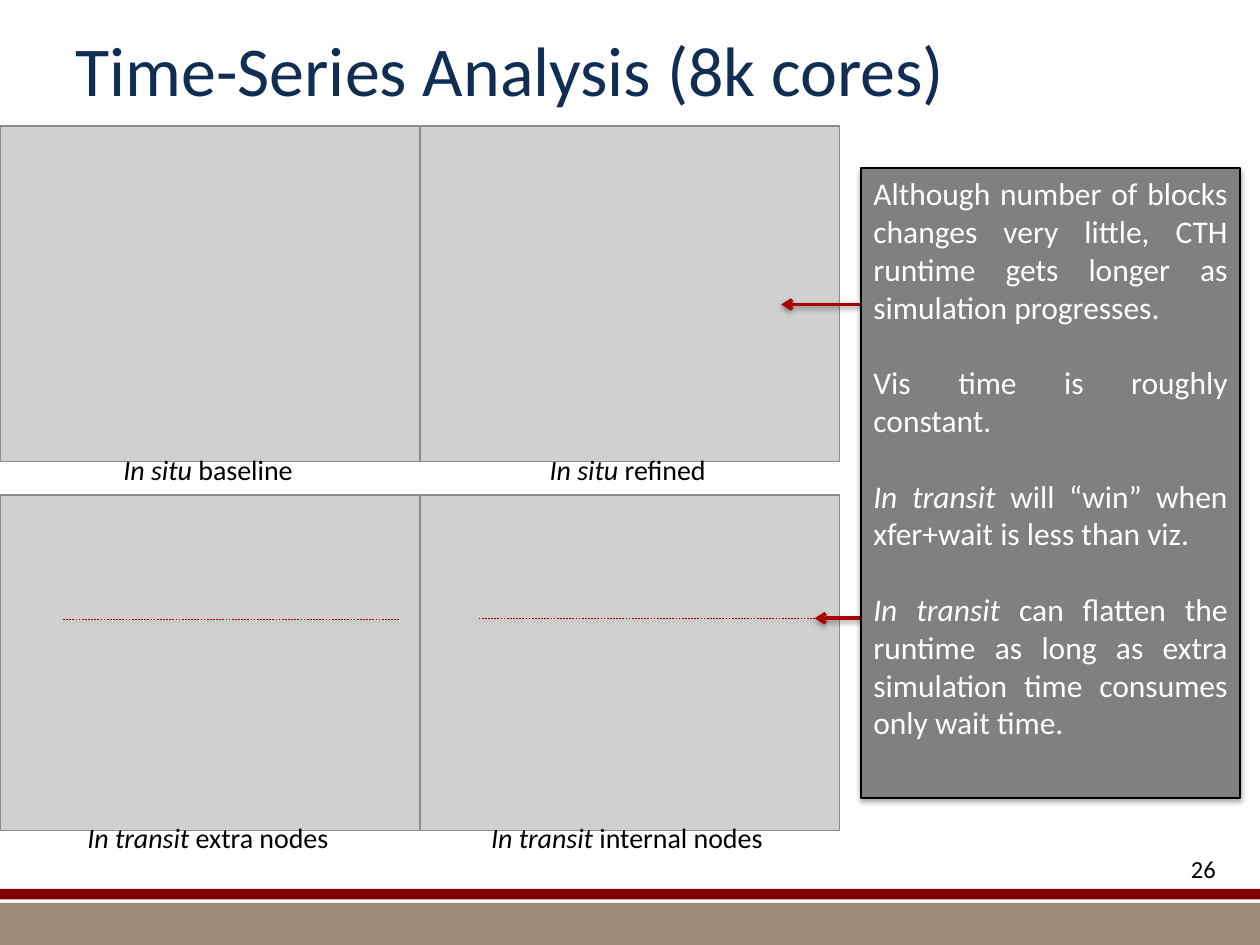
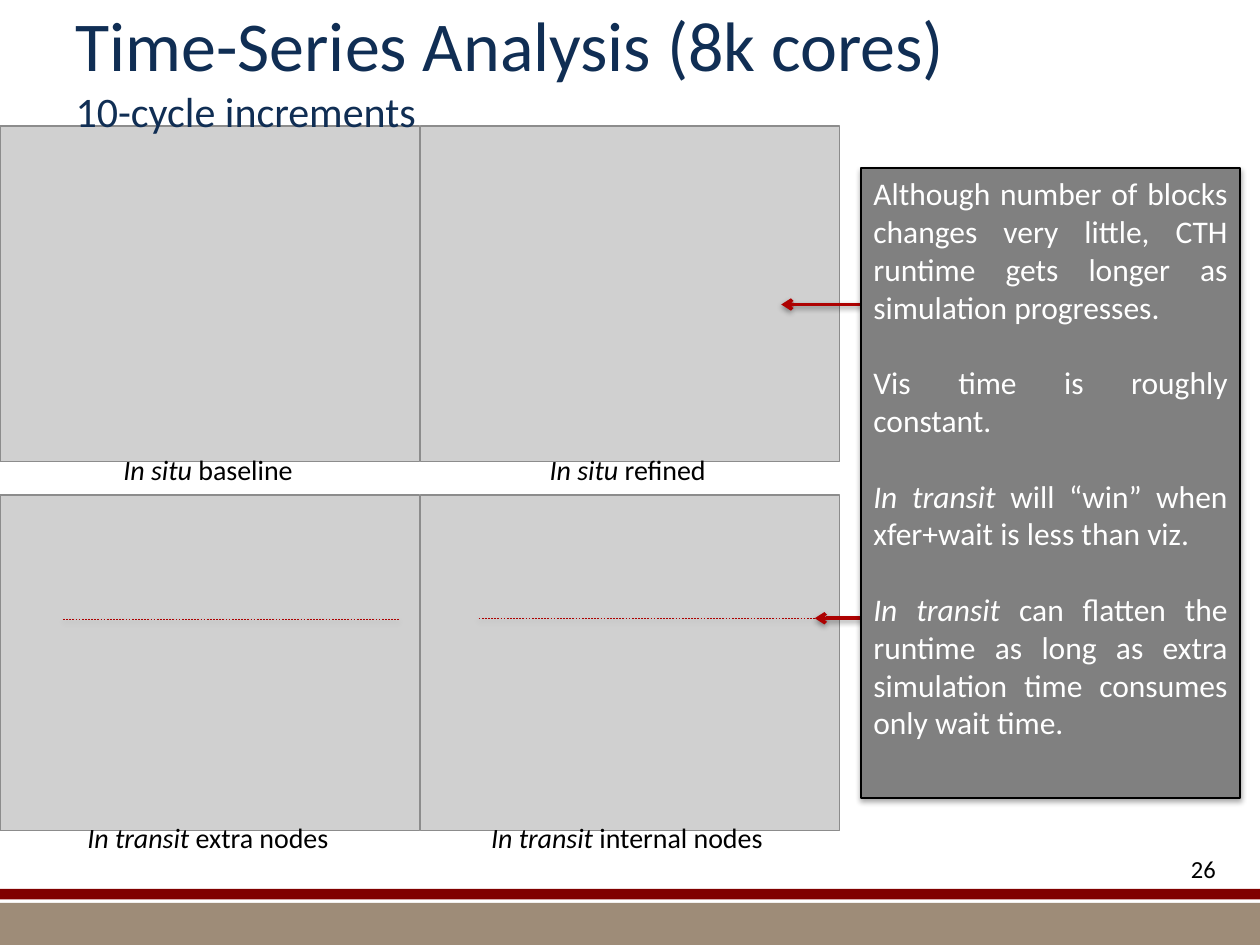
Before and after one commit to kmorel-papers/MilestoneFY13, a slide deck: slide 26 of Summary/SummarySlides.pptx. Drawn at 1260x945 pixels with LibreOffice and Linux fonts; fonts in the diff are those of the drawing; grey boxes stand for pictures; background and template pictures are left out. Boxes give left, top, right and bottom in pixels: in the first picture for what was removed or moved away, otherwise in the second. Text is boxed around its words. In the diff, an @@ line names an element or a change of style, - is before the commit and + after.

```diff
--- a/Summary/SummarySlides.pptx
+++ b/Summary/SummarySlides.pptx
@@ title at bbox=[76, 20, 944, 137]: text changed @@
-Time-Series Analysis (8k cores)
+Time-Series Analysis (8k cores)
+10-cycle increments
```
Also in this commit, not shown: 10 other slides changed, 6 other files.
